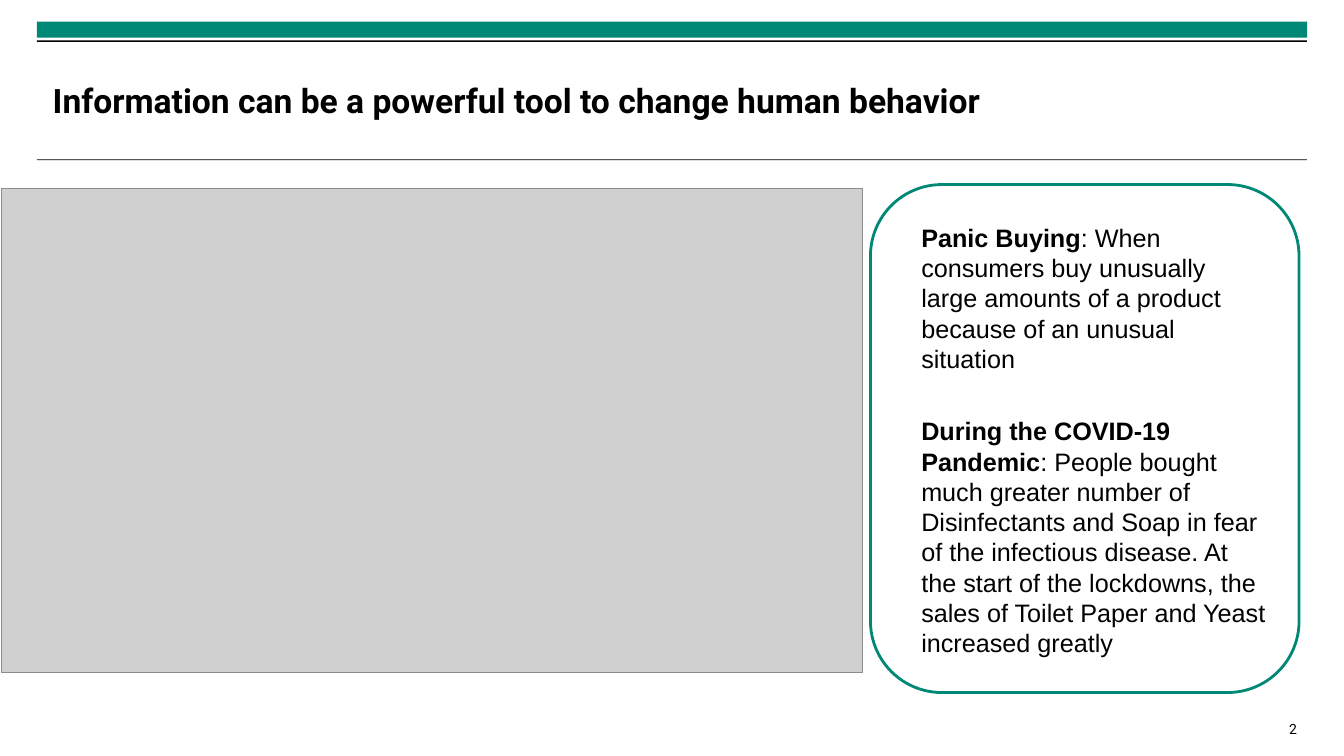
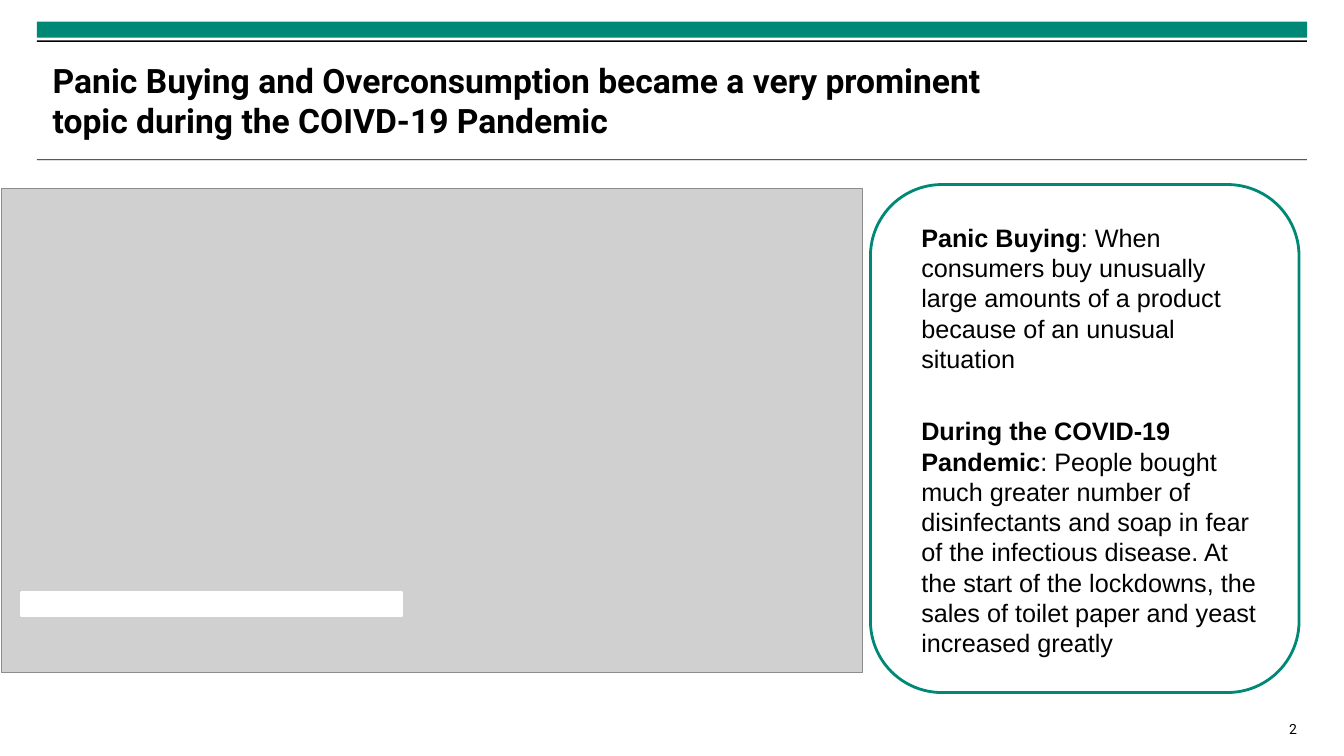
Before and after one commit to isabella-grieser/Modeling-and-Monitoring-Social-Media-Dynamics-to-predict-Electricity-Demand-Peaks, a slide deck: slide 2 of presentations/Zwischenpräsentation.pptx. Drawn at 1344x756 pixels with LibreOffice and Linux fonts; fonts in the diff are those of the drawing; grey boxes stand for pictures; background and template pictures are left out. Boxes give left, top, right and bottom in pixels: in the first picture for what was removed or moved away, otherwise in the second. Text is boxed around its words. In the diff, an @@ line names an element or a change of style, - is before the commit and + after.

```diff
--- a/presentations/Zwischenpräsentation.pptx
+++ b/presentations/Zwischenpräsentation.pptx
@@ title at [53, 67, 981, 140]: text changed @@
-Information can be a powerful tool to change human behavior
+Panic Buying and Overconsumption became a very prominent topic during the COIVD-19 Pandemic
@@ text in rounded rectangle at [921, 421, 1256, 658]: text changed @@
-During the COVID-19 Pandemic: People bought much greater number of Disinfectants and Soap in fear of the infectious disease. At the start of the lockdowns, the sales of Toilet Paper and Yeast increased greatly
+During the COVID-19 Pandemic: People bought much greater number of disinfectants and soap in fear of the infectious disease. At the start of the lockdowns, the sales of toilet paper and yeast increased greatly
@@ rectangle added at [21, 593, 402, 617], fill #FFFFFF, outline #FFFFFF 2 pt @@
```
Also in this commit, not shown: 11 other slides changed, 1 slide added, 9 other files.
